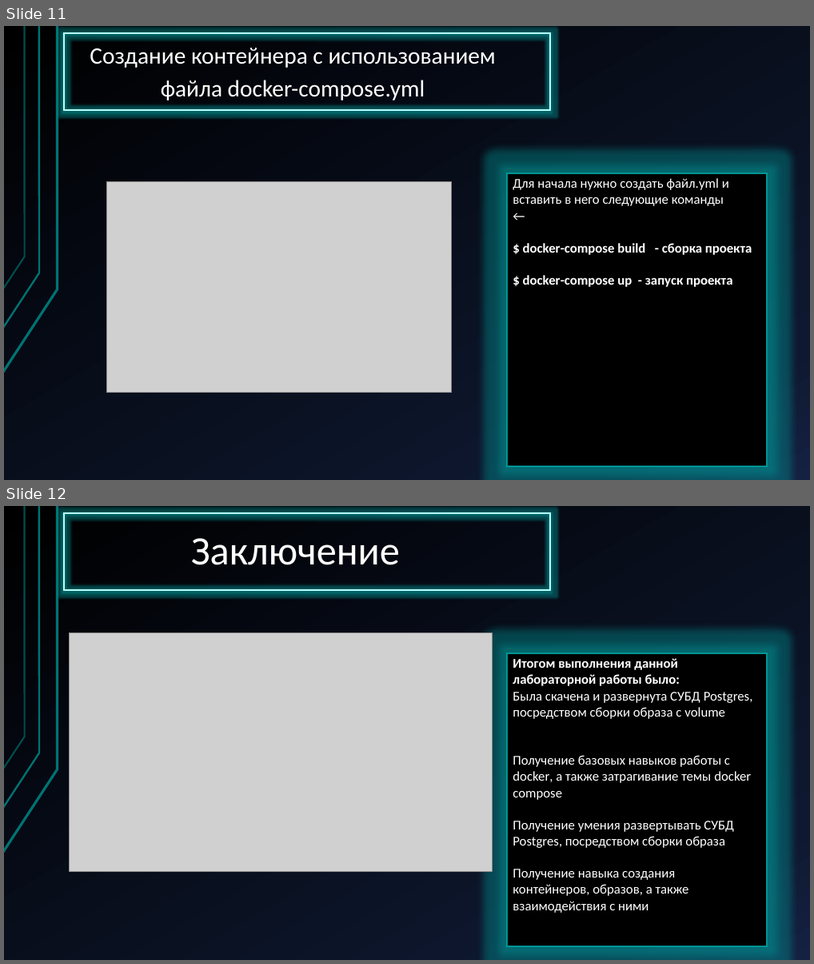
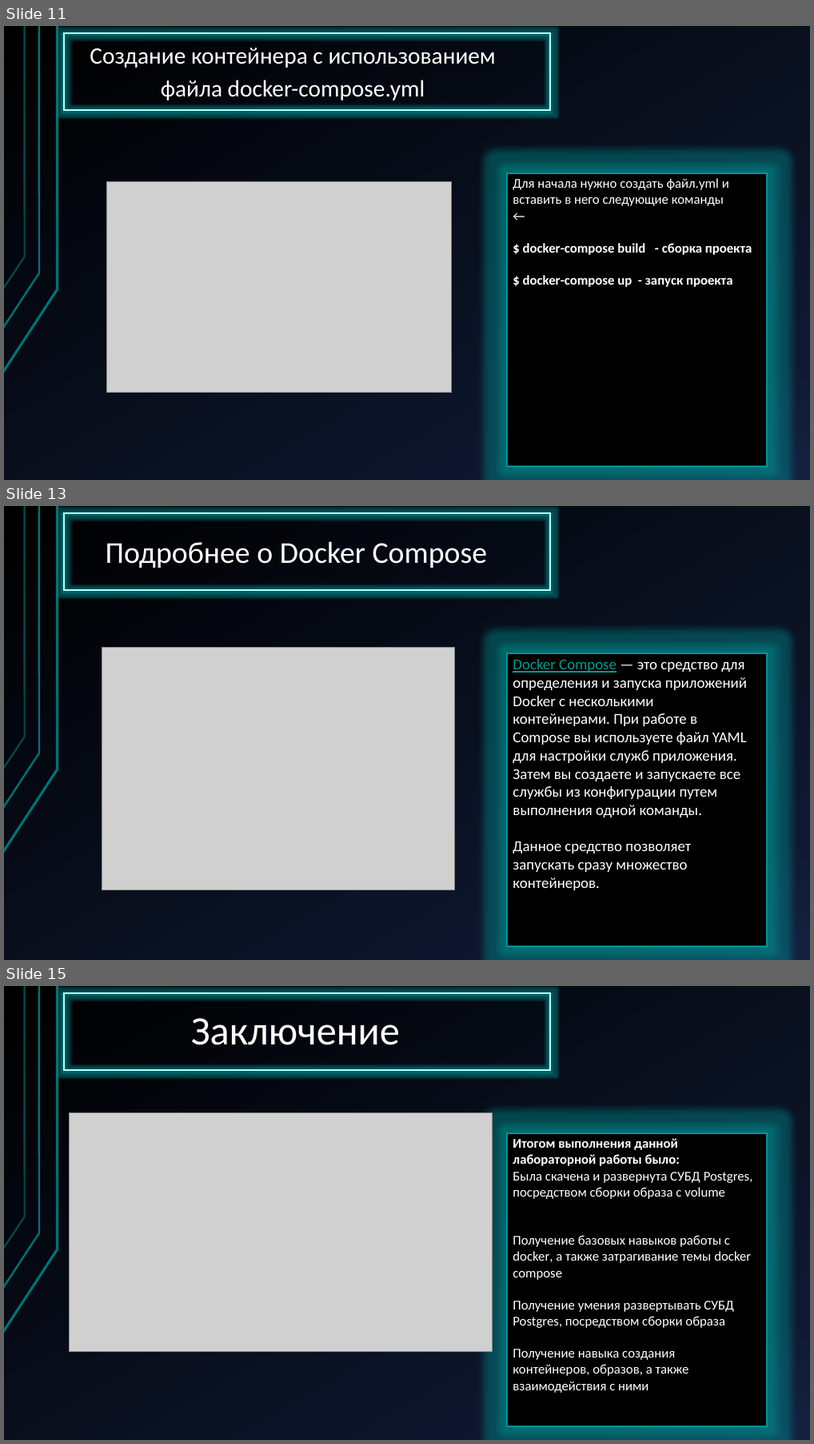
Before and after one commit to Mikegix/Laba6, a slide deck: Отчетные материалы/Выполнение лабораторной 6.pptx. Shown one above the other, each under a label of ours: slides 11 and 12 before the commit, slides 11, 13 and 15 after it; the slides between them are not shown. The pictures are 814x964 and 814x1444 pixels, drawn with LibreOffice and Linux fonts; fonts in the diff are those of the drawing; grey boxes stand for pictures. Boxes give left, top, right and bottom in pixels: in the first picture for what was removed or moved away, otherwise in the second. Text is boxed around its words. In the diff, an @@ line names an element or a change of style, - is before the commit and + after.

Commit message:
Add files via upload
Был добавлен измененный файл презентации с подробностями об docker compose

```diff
--- a/Отчетные материалы/Выполнение лабораторной 6.pptx
+++ b/Отчетные материалы/Выполнение лабораторной 6.pptx
@@ slide 13 added at box(4, 506, 810, 960), background gradient #000000 to #0F1931 to #142242; not listed: 3 template elements that a slide beside it also shows @@
@@ rectangle added at box(65, 513, 550, 589), outline #B8FFFF 2 pt @@
@@ title added at box(106, 541, 488, 568), 36 pt, text #FFFFFF @@
+Подробнее о Docker Compose
@@ picture added at box(102, 647, 454, 889) @@
@@ rectangle added at box(507, 653, 767, 947), fill #000000, outline #009595 2 pt @@
@@ text added at box(513, 659, 747, 890), 18 pt, text #FFFFFF @@
+Docker Compose — это средство для определения и запуска приложений Docker с несколькими контейнерами. При работе в Compose вы используете файл YAML для настройки служб приложения. Затем вы создаете и запускаете все службы из конфигурации путем выполнения одной команды.
+Данное средство позволяет запускать сразу множество контейнеров.
@@ what was slide 12 is now slide 15 @@
```
Also in this commit, not shown: 1 slide changed, 2 other slides added.
